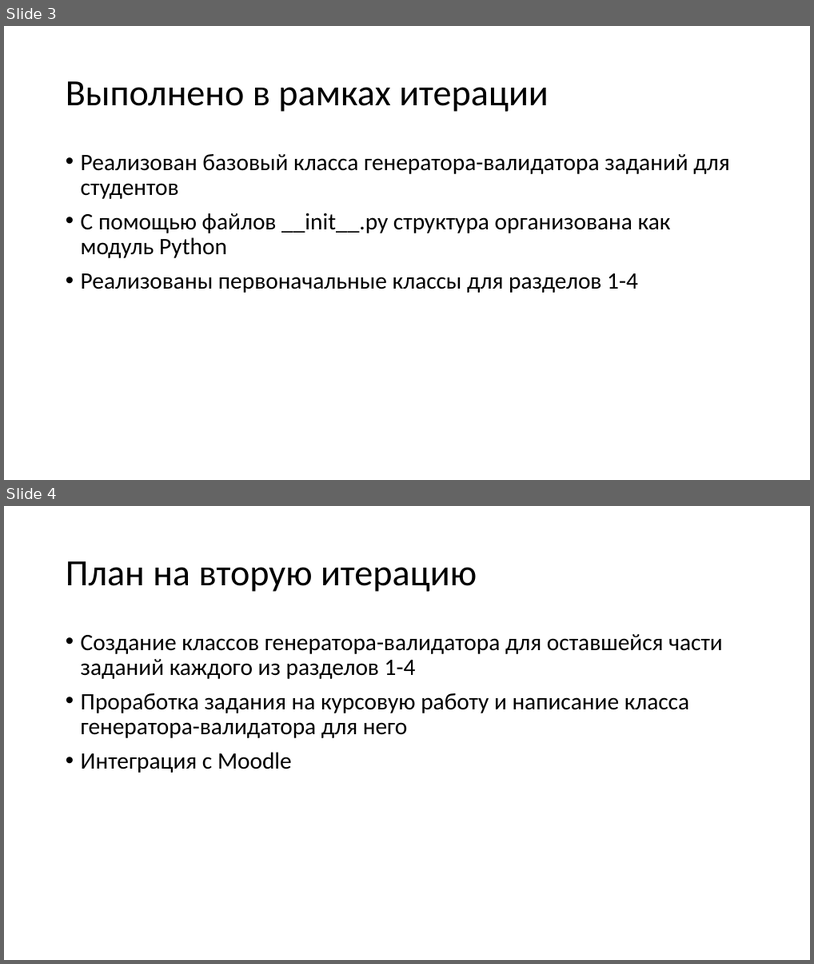
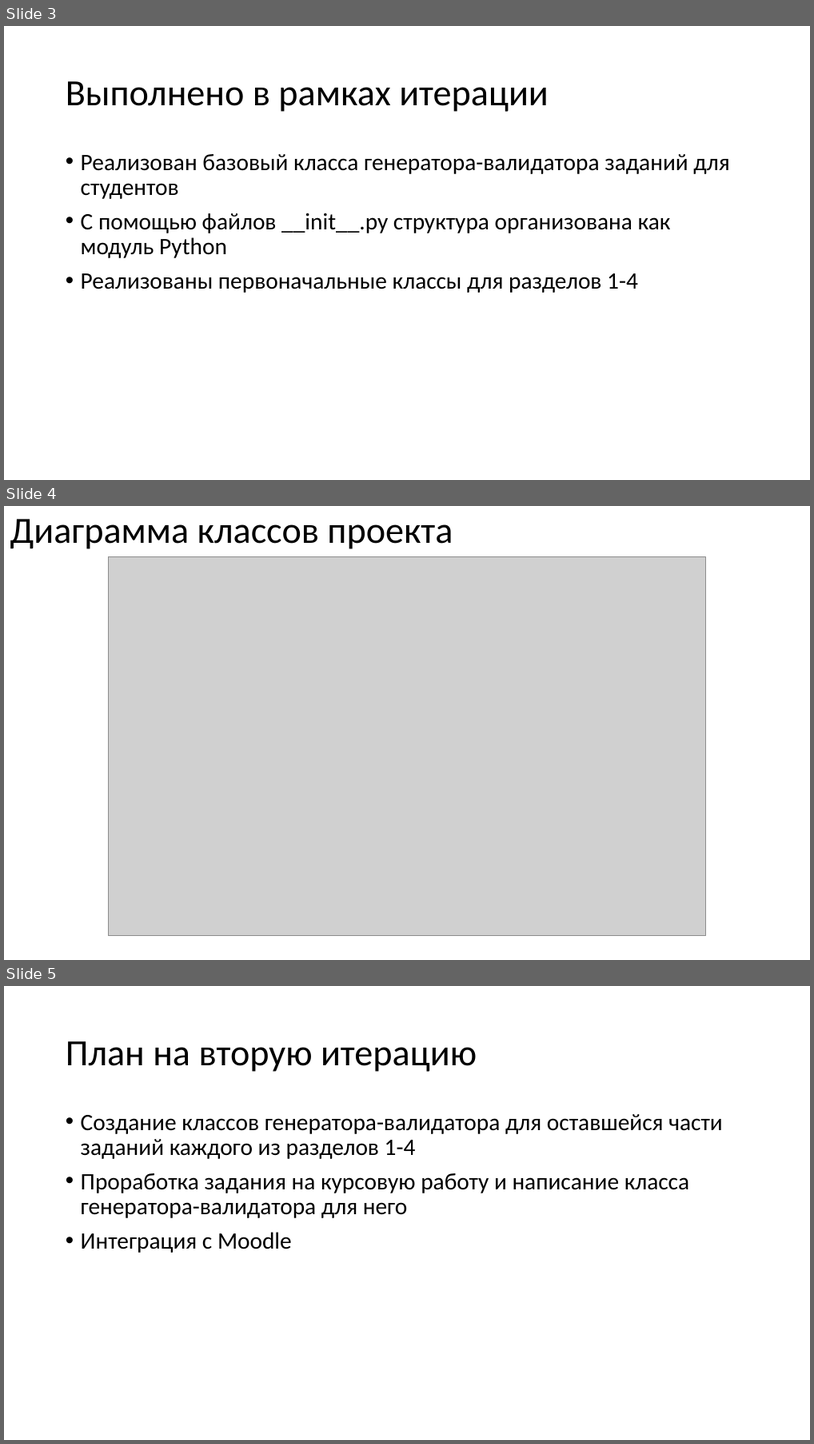
Before and after one commit to moevm/mse1h2026-prog1, a slide deck: Презентация итерации 1.pptx. Shown one above the other, each under a label of ours: slides 3 and 4 before the commit, slides 3, 4 and 5 after it. The pictures are 814x964 and 814x1444 pixels, drawn with LibreOffice and Linux fonts; fonts in the diff are those of the drawing; grey boxes stand for pictures. Boxes give left, top, right and bottom in pixels: in the first picture for what was removed or moved away, otherwise in the second. Text is boxed around its words. In the diff, an @@ line names an element or a change of style, - is before the commit and + after.

Commit message:
docs: дополнение презентации к первой итерации

```diff
--- a/Презентация итерации 1.pptx
+++ b/Презентация итерации 1.pptx
@@ slide 4 added at [4,506,810,960], background #FFFFFF @@
@@ title added at [10,519,453,549], 44 pt, text #000000 @@
+Диаграмма классов проекта
@@ picture added at [108,557,706,936] @@
@@ what was slide 4 is now slide 5 @@
```
